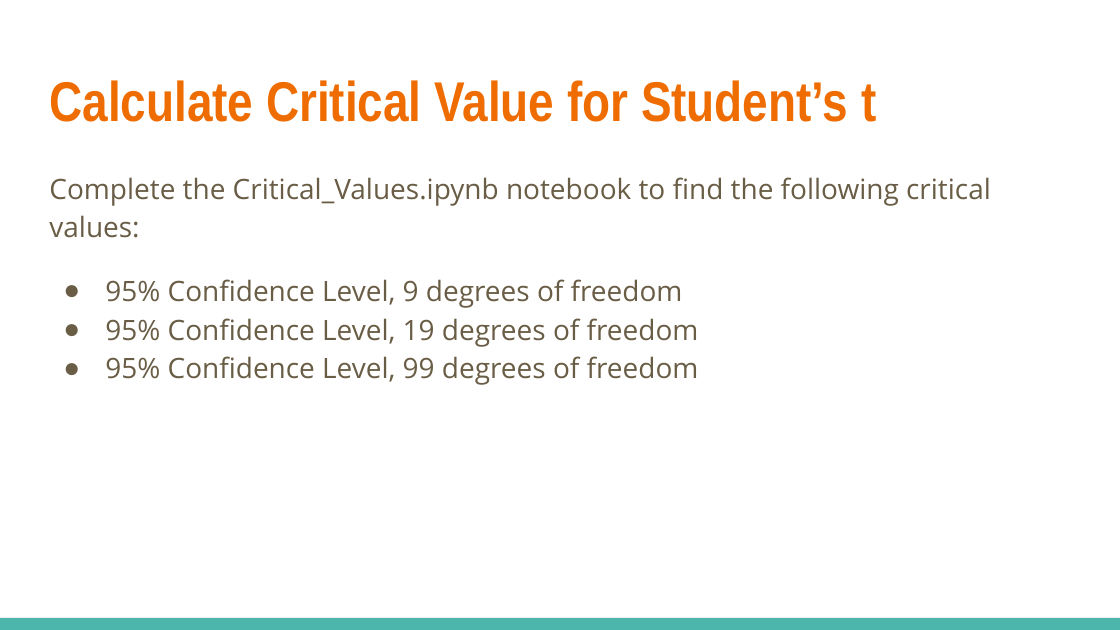
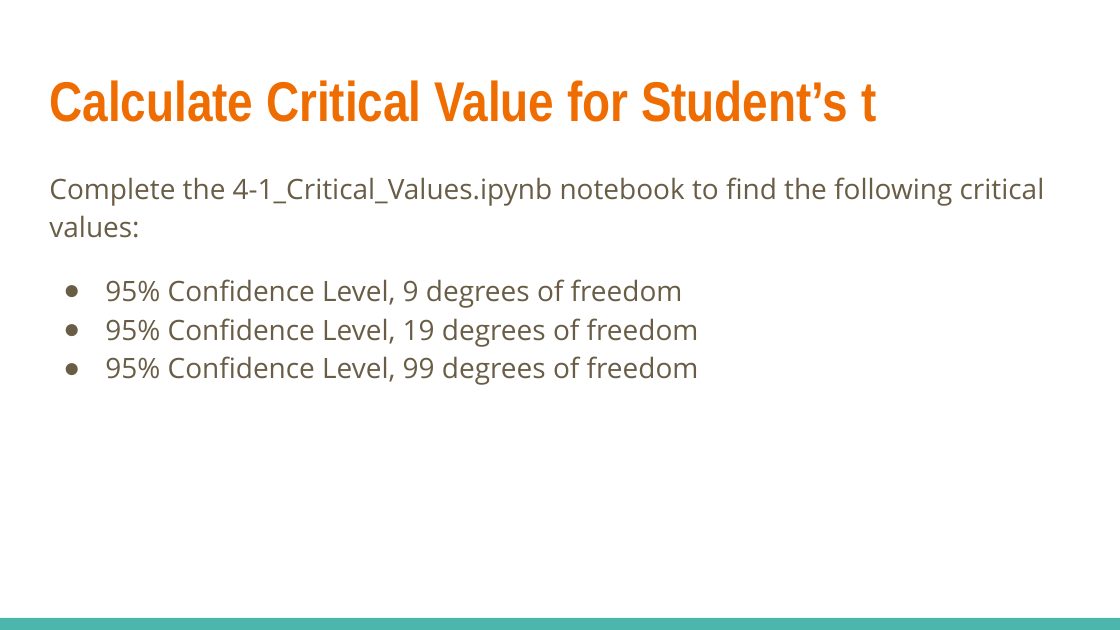
Before and after one commit to georgetown-analytics/XBUS-504-01.Data_Analysis_I_Statistics, a slide deck: slide 31 of slides/XBUS-504-2.pptx (slide 29 before the commit). Drawn at 1120x630 pixels with LibreOffice and Linux fonts; fonts in the diff are those of the drawing. Boxes give left, top, right and bottom in pixels: in the first picture for what was removed or moved away, otherwise in the second. Text is boxed around its words. In the diff, an @@ line names an element or a change of style, - is before the commit and + after.

```diff
--- a/slides/XBUS-504-2.pptx
+++ b/slides/XBUS-504-2.pptx
@@ text at (49,177,1045,238): text changed @@
-Complete the Critical_Values.ipynb notebook to find the following critical values:
+Complete the 4-1_Critical_Values.ipynb notebook to find the following critical values:
```
Also in this commit, not shown: 5 other slides changed, 5 slides added, 3 slides removed, 5 other files.
